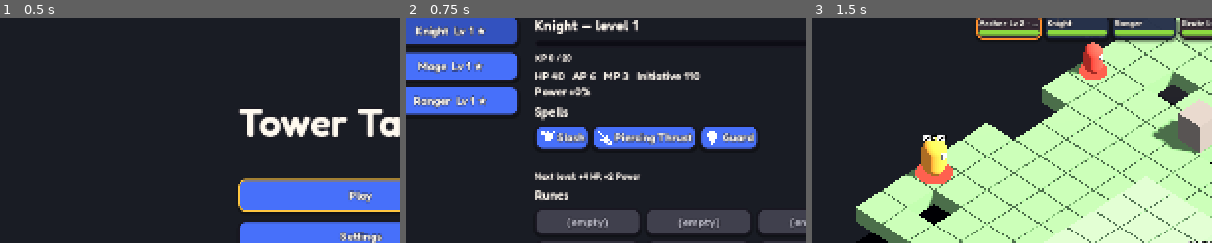
Above: before the commit, frames 1-3 (left to right).
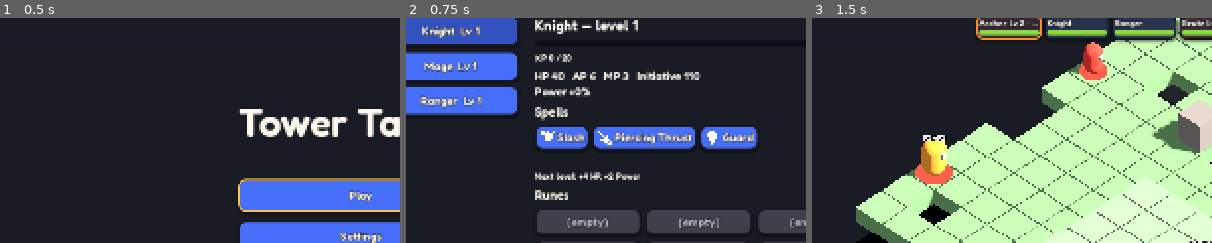
Above: after the commit, the same moments.

Repository: gha-kzr/godot-test
Game: Godot game, scene res://scenes/game/game.tscn
The game is run twice, just before and just after one commit, with the same random seed, the same clock (stepped at 60 frames per second) and the same inputs.
Inputs:
- Up to frame 1 (0.5 s): no input
- Up to frame 2 (0.75 s): click "Play" at 0.5 s
- Up to frame 3 (1.5 s): click "Ruined Gate" at 1.25 s
The pictures show only the part of the screen within x 5-55%, y 10-60%; the shares and areas given below are measured in that part.

Frame 1 is identical in both runs. In frame 2, 1.8% of the frame differs, in the area x 2-21%, y 3-41%; in frame 3, nothing differs.

Commit message:
Web build: export preset and script, web fixes
Web preset (single-threaded so it runs on GitHub Pages), Compatibility renderer
on web, tools/export_web.sh [--publish] committing the build to a gh-pages
branch, build/ ignored. Web fixes: the page sizes the canvas (no window resize),
lights scaled down on web, glyphs Fredoka lacks replaced by text (with a test),
no party marker on hero tabs.

Co-Authored-By: Claude Sonnet 5.5 <noreply@anthropic.com>

Diff:
--- a/project.godot
+++ b/project.godot
@@ -126,3 +126,7 @@
 
 3d_physics/layer_1="board"
 3d_physics/layer_2="units"
+
+[rendering]
+
+renderer/rendering_method.web="gl_compatibility"
--- a/scenes/battle/hud/unit_card.tscn
+++ b/scenes/battle/hud/unit_card.tscn
@@ -36,7 +36,7 @@
 size_flags_vertical = 0
 focus_mode = 0
 theme_type_variation = &"CloseButton"
-text = "✕"
+text = "X"
 
 [node name="HpBar" type="ProgressBar" parent="Rows"]
 unique_name_in_owner = true
--- a/scripts/game/hub/destination_bar.gd
+++ b/scripts/game/hub/destination_bar.gd
@@ -38,7 +38,7 @@
 	var stages: Array[Control] = []
 	for index in tower.stages.size():
 		var stage := tower.stages[index]
-		var button := _action("Stage%d" % index, stage.display_name + (" ✓" if stage in profile.cleared_stages else ""),
+		var button := _action("Stage%d" % index, stage.display_name + (" (cleared)" if stage in profile.cleared_stages else ""),
 				stage_pressed.emit.bind(index))
 		if not profile.is_stage_available(tower, stage):
 			button.text = LOCKED_TEXT % stage.display_name
--- a/scripts/game/hub/hero_tabs.gd
+++ b/scripts/game/hub/hero_tabs.gd
@@ -1,6 +1,6 @@
 class_name HeroTabs
 extends VBoxContainer
-## One toggle button per hero of the roster (name, level, ★ when in the party); locked
+## One toggle button per hero of the roster (name, level); locked
 ## heroes are disabled. Selecting one is reported as a signal up.
 
 signal hero_selected(hero_index: int)
@@ -22,8 +22,7 @@
 		var tab := HubStyle.button("", "Hero%d" % index)
 		tab.custom_minimum_size = Vector2(0, 48)
 		if profile.is_unlocked(index):
-			var in_party := " ★" if index in profile.party else ""
-			tab.text = "%s  Lv %d%s" % [record.hero.display_name(), record.level, in_party]
+			tab.text = "%s  Lv %d" % [record.hero.display_name(), record.level]
 			tab.toggle_mode = true
 			tab.button_pressed = index == selected
 			tab.pressed.connect(hero_selected.emit.bind(index))
--- a/scripts/view/battle_controller.gd
+++ b/scripts/view/battle_controller.gd
@@ -22,6 +22,10 @@
 
 ## PLACING: before the first turn, heroes are rearranged in the start zone until Ready.
 enum State { PLACING, IDLE, TARGETING, ANIMATING, ENEMY_TURN, ENDED }
+
+## The web build's Compatibility renderer lights the same scene brighter than Forward+
+## (no filmic tonemapping), so its lights are scaled down.
+const WEB_LIGHT_SCALE := 0.6
 
 ## Pause before each AI action, so the player can follow what happens.
 const ENEMY_ACTION_DELAY := 0.35
@@ -94,6 +98,9 @@
 
 
 func _ready() -> void:
+	if OS.has_feature("web"):
+		$DirectionalLight3D.light_energy *= WEB_LIGHT_SCALE
+		$WorldEnvironment.environment.ambient_light_energy *= WEB_LIGHT_SCALE
 	hud.spell_selected.connect(select_spell)
 	hud.end_turn_pressed.connect(end_turn)
 	hud.view_toggle_pressed.connect(func() -> void: camera_rig.set_overhead(not camera_rig.overhead))
--- a/scripts/window_setup.gd
+++ b/scripts/window_setup.gd
@@ -12,8 +12,8 @@
 func _ready() -> void:
 	var window := get_window()
 	# Headless runs have no real window; a game embedded in the editor's Game tab is sized
-	# by the editor.
-	if DisplayServer.get_name() == "headless" or Engine.is_embedded_in_editor() \
+	# by the editor; in a browser the page sizes the canvas (resizing it offsets it).
+	if DisplayServer.get_name() == "headless" or Engine.is_embedded_in_editor() or OS.has_feature("web") \
 			or window.mode != Window.MODE_WINDOWED:
 		return
 	var base := Vector2(ProjectSettings.get_setting("display/window/size/viewport_width"),
--- /dev/null
+++ b/tests/test_glyphs.gd
@@ -0,0 +1,34 @@
+extends TestCase
+## The game's font is the only font on the web (no system fallback): every non-ASCII
+## character in the text of scripts and scenes must exist in it, or it shows as a box.
+
+const FONT := preload("res://ui/fonts/Fredoka.ttf")
+const DIRECTORIES := ["res://scripts", "res://scenes"]
+
+
+func _files(dir: String) -> Array[String]:
+	var files: Array[String] = []
+	for entry in DirAccess.get_directories_at(dir):
+		files.append_array(_files(dir.path_join(entry)))
+	for file in DirAccess.get_files_at(dir):
+		if file.ends_with(".gd") or file.ends_with(".tscn"):
+			files.append(dir.path_join(file))
+	return files
+
+
+func test_every_character_in_game_text_is_in_the_font() -> void:
+	var font := FONT as FontFile
+	var problems: Array[String] = []
+	for dir in DIRECTORIES:
+		for path in _files(dir):
+			for line in FileAccess.get_file_as_string(path).split("\n"):
+				var code := line.strip_edges()
+				if code.begins_with("#"):
+					continue  # Comments aren't drawn.
+				var quote := code.find('"')
+				if quote == -1:
+					continue
+				for character in code.substr(quote):
+					if character.unicode_at(0) > 127 and not font.has_char(character.unicode_at(0)):
+						problems.append("%s: '%s' in %s" % [path, character, code.left(60)])
+	assert_eq(problems, [] as Array[String], "characters the font lacks")
--- a/tests/test_party_screen.gd
+++ b/tests/test_party_screen.gd
@@ -95,7 +95,7 @@
 	(screen.find_child("TowerButton", true, false) as Button).pressed.emit()
 	(screen.find_child("Stage1", true, false) as Button).pressed.emit()
 	assert_eq(requests, [["tower", 11], ["stage", 1]], "the highest starting floor by default")
-	assert_true((screen.find_child("Stage0", true, false) as Button).text.ends_with("✓"), "cleared")
+	assert_true((screen.find_child("Stage0", true, false) as Button).text.ends_with("(cleared)"), "cleared")
 	assert_true((screen.find_child("Stage2", true, false) as Button).disabled, "locked")
 	screen.free()
 
Not shown, added: export_presets.cfg
Not shown, added: tests/test_glyphs.gd.uid
Not shown, changed: .gitignore
Not shown, changed: README.md
Not shown, added: tools/export_web.sh
